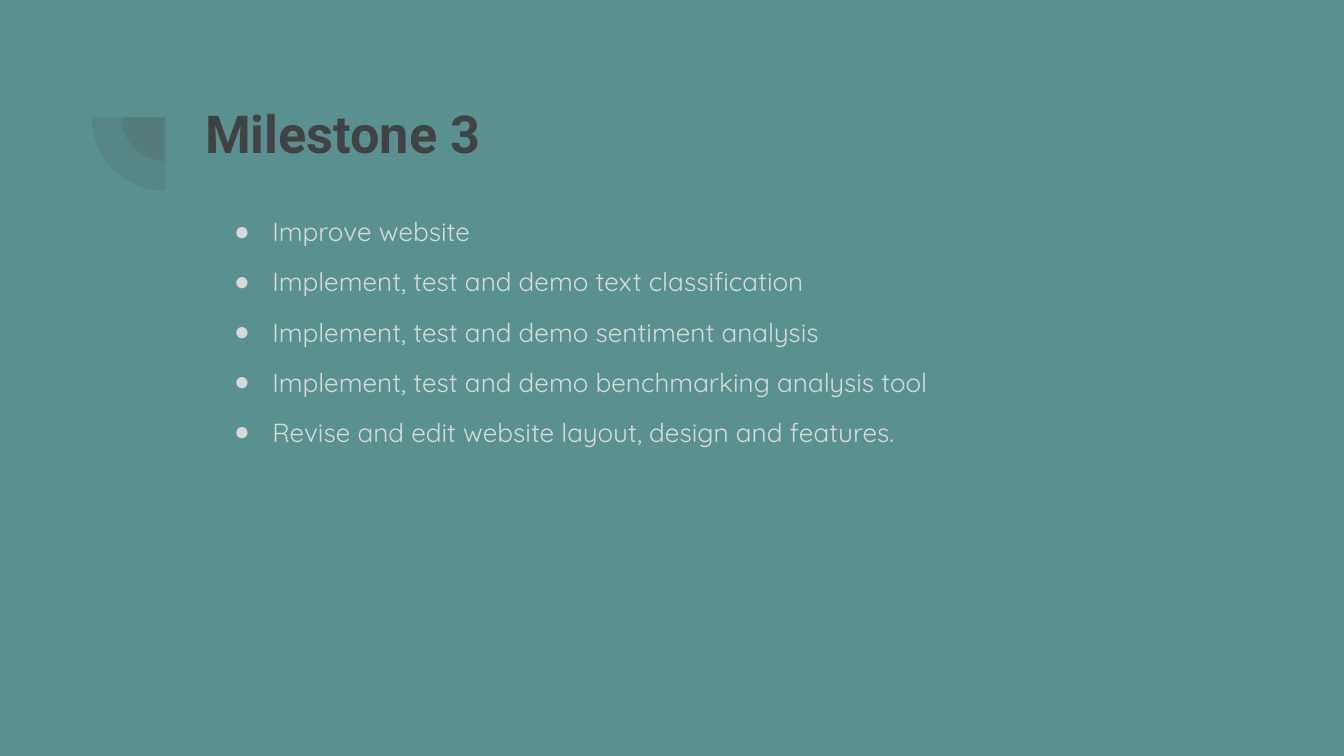
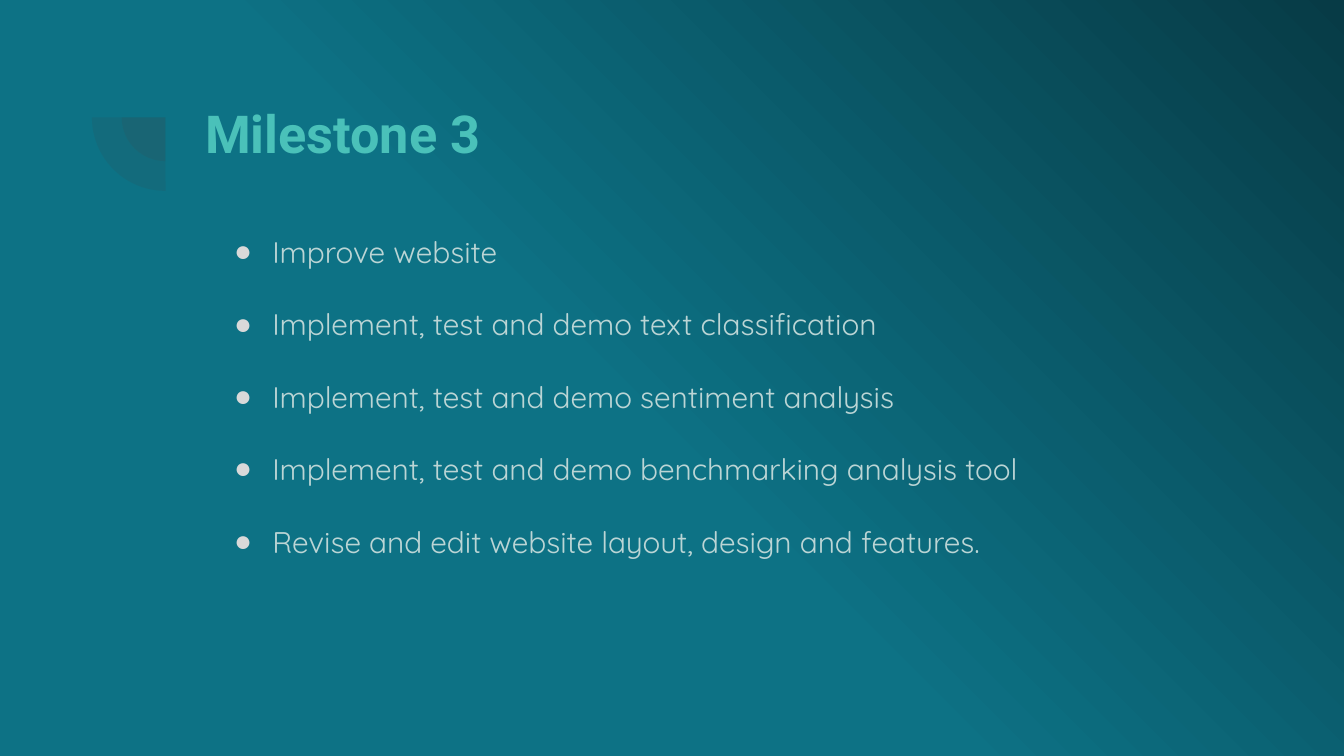
Before and after one commit to fobmsm/fobm.github.io, a slide deck: slide 10 of Future Oriented Benchmarking through social media analysis.ppsx (slide 9 before the commit). Drawn at 1344x756 pixels with LibreOffice and Linux fonts; fonts in the diff are those of the drawing. Boxes give left, top, right and bottom in pixels: in the first picture for what was removed or moved away, otherwise in the second. Text is boxed around its words. In the diff, an @@ line names an element or a change of style, - is before the commit and + after.

```diff
--- a/Future Oriented Benchmarking through social media analysis.ppsx
+++ b/Future Oriented Benchmarking through social media analysis.ppsx
@@ background #599191 to gradient #0D7285 to #073B46 @@
@@ title "Milestone 3" at bbox=[205, 114, 480, 154]: text colour #424242 to #4AC1B9 @@
@@ text "Improve website" at bbox=[272, 241, 1017, 559]: size 14 to 16 pt, text colour #D9D9D9 to #BBD5D5; line spacing 1 to 1.5 @@
```
Also in this commit, not shown: 7 other slides changed, 2 slides added, 1 slide removed, 2 other files.
